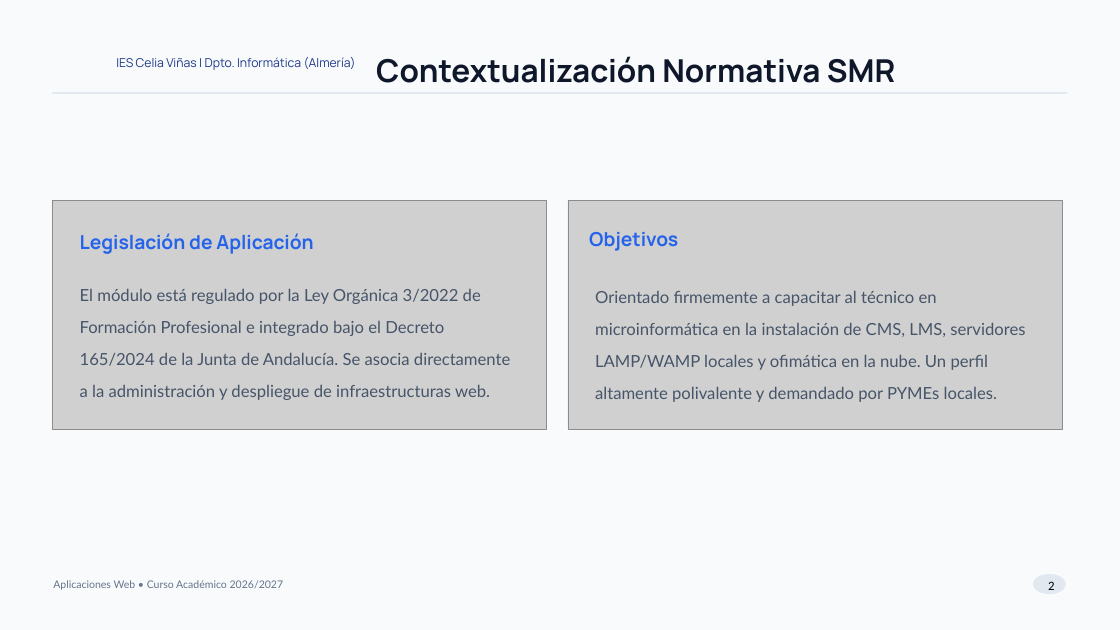
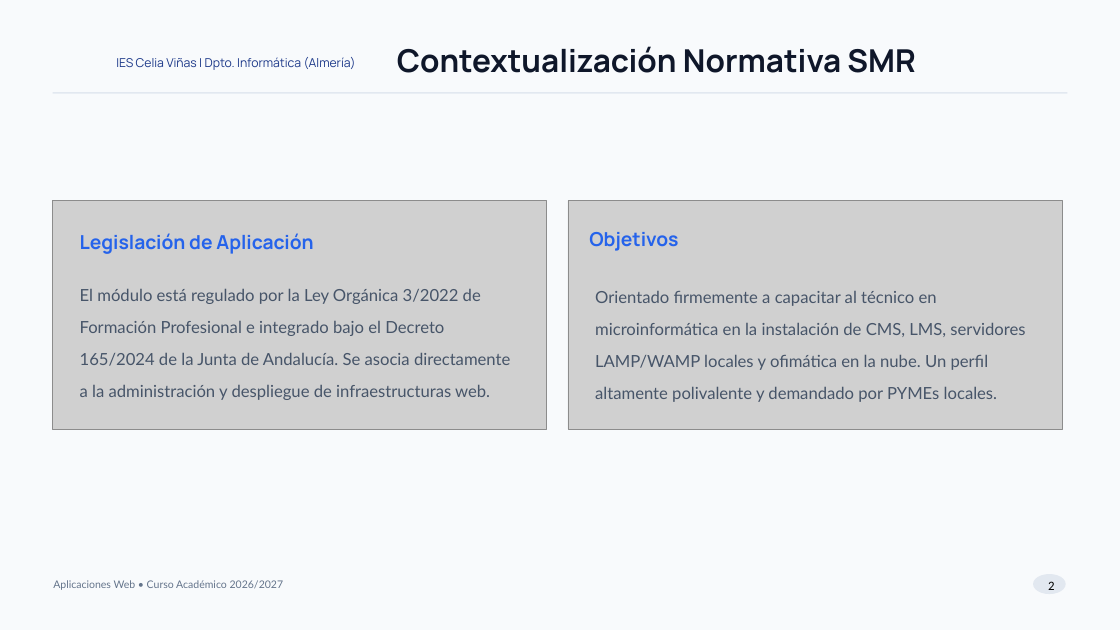
Before and after one commit to juansimonsanchez/html, a slide deck: slide 2 of apl/APL_Presentacion_26_27.pptx. Drawn at 1120x630 pixels with LibreOffice and Linux fonts; fonts in the diff are those of the drawing; grey boxes stand for pictures; background and template pictures are left out. Boxes give left, top, right and bottom in pixels: in the first picture for what was removed or moved away, otherwise in the second. Text is boxed around its words. In the diff, an @@ line names an element or a change of style, - is before the commit and + after.

```diff
--- a/apl/APL_Presentacion_26_27.pptx
+++ b/apl/APL_Presentacion_26_27.pptx
@@ text "Contextualización Normativa SMR": place and size @@
-text "Contextualización Normativa SMR" at (376,56,895,83)
+text "Contextualización Normativa SMR" at (397,46,915,73)
@@ text "El módulo está regulado por ..." at (80,289,510,400): size 14.2 to 14.3 pt @@
@@ text "Orientado firmemente a capacitar al ..." at (595,291,1025,402): size 14.2 to 14.3 pt @@
```
Also in this commit, not shown: 14 other slides changed, 6 other files.
